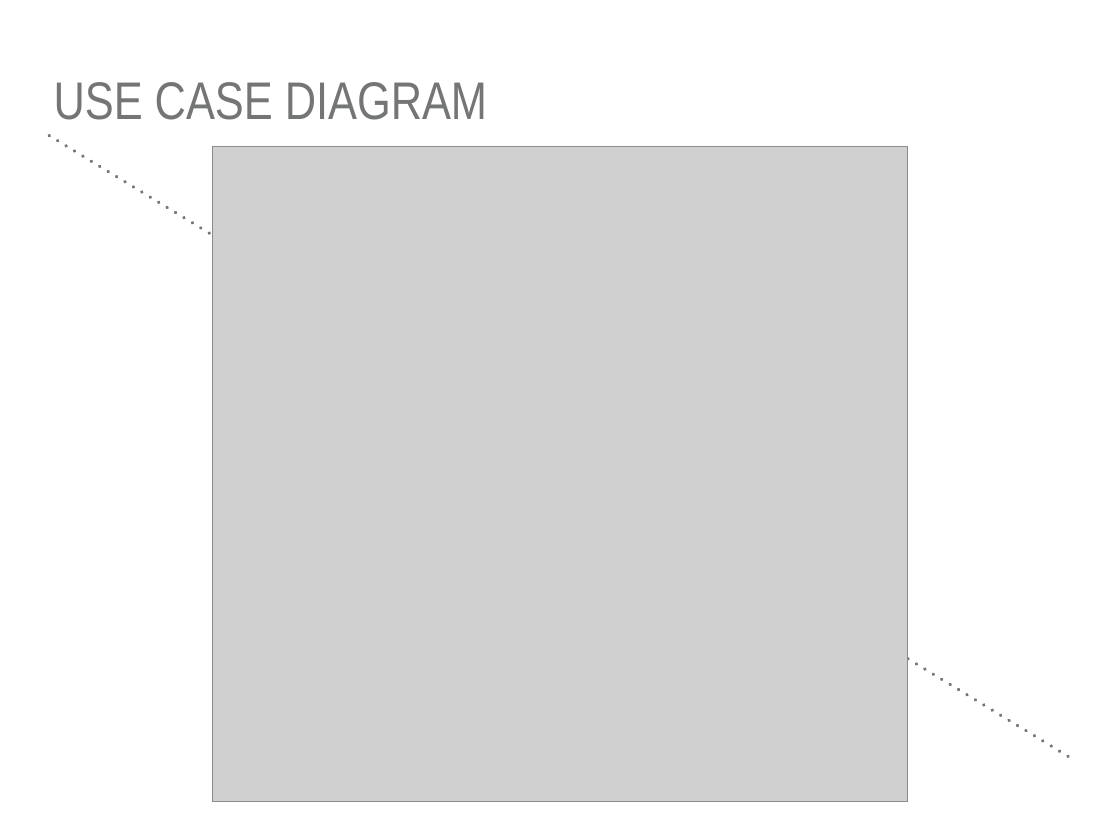
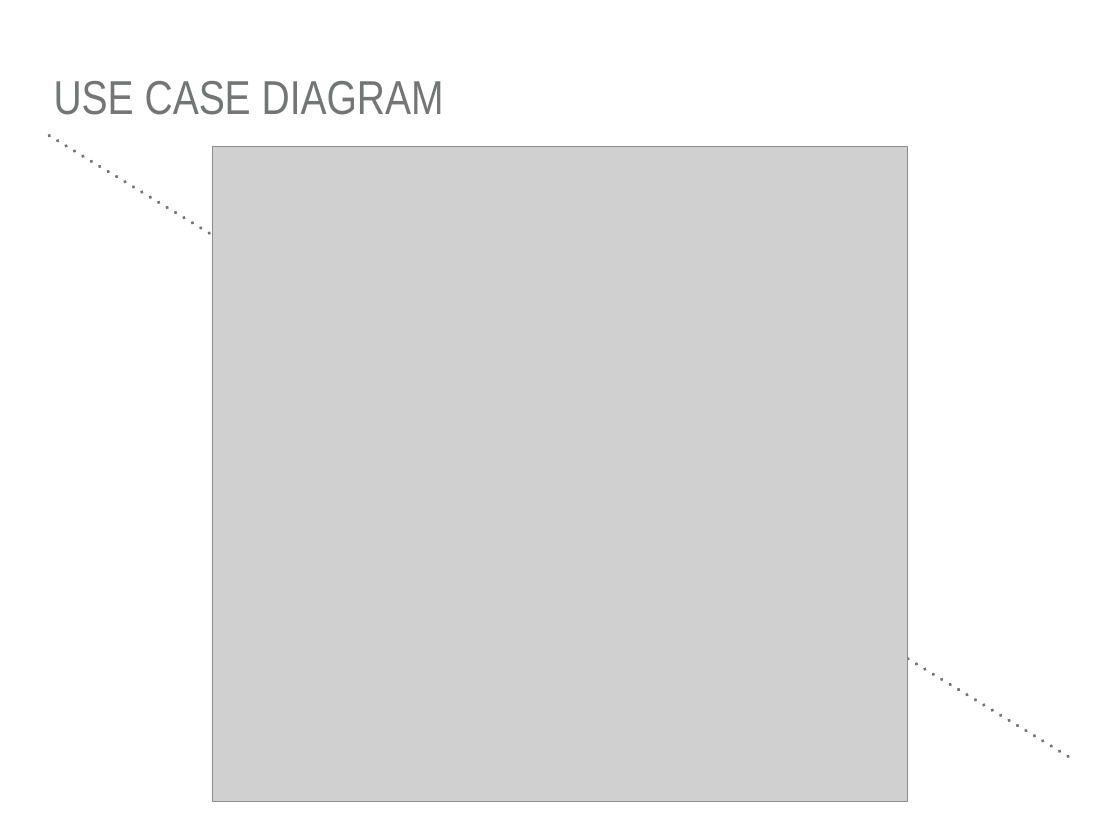
Before and after one commit to sim-ulia/ingSoft2016-2017, a slide deck: slide 17 of RASD/Presentiation/RASD presentation.pptx. Drawn at 1120x840 pixels with LibreOffice and Linux fonts; fonts in the diff are those of the drawing; grey boxes stand for pictures. Boxes give left, top, right and bottom in pixels: in the first picture for what was removed or moved away, otherwise in the second. Text is boxed around its words. In the diff, an @@ line names an element or a change of style, - is before the commit and + after.

```diff
--- a/RASD/Presentiation/RASD presentation.pptx
+++ b/RASD/Presentiation/RASD presentation.pptx
@@ title "USE CASE DIAGRAM" at box(54, 81, 444, 115): size 48.4 to 43.5 pt @@
```
Also in this commit, not shown: 17 other slides changed.
